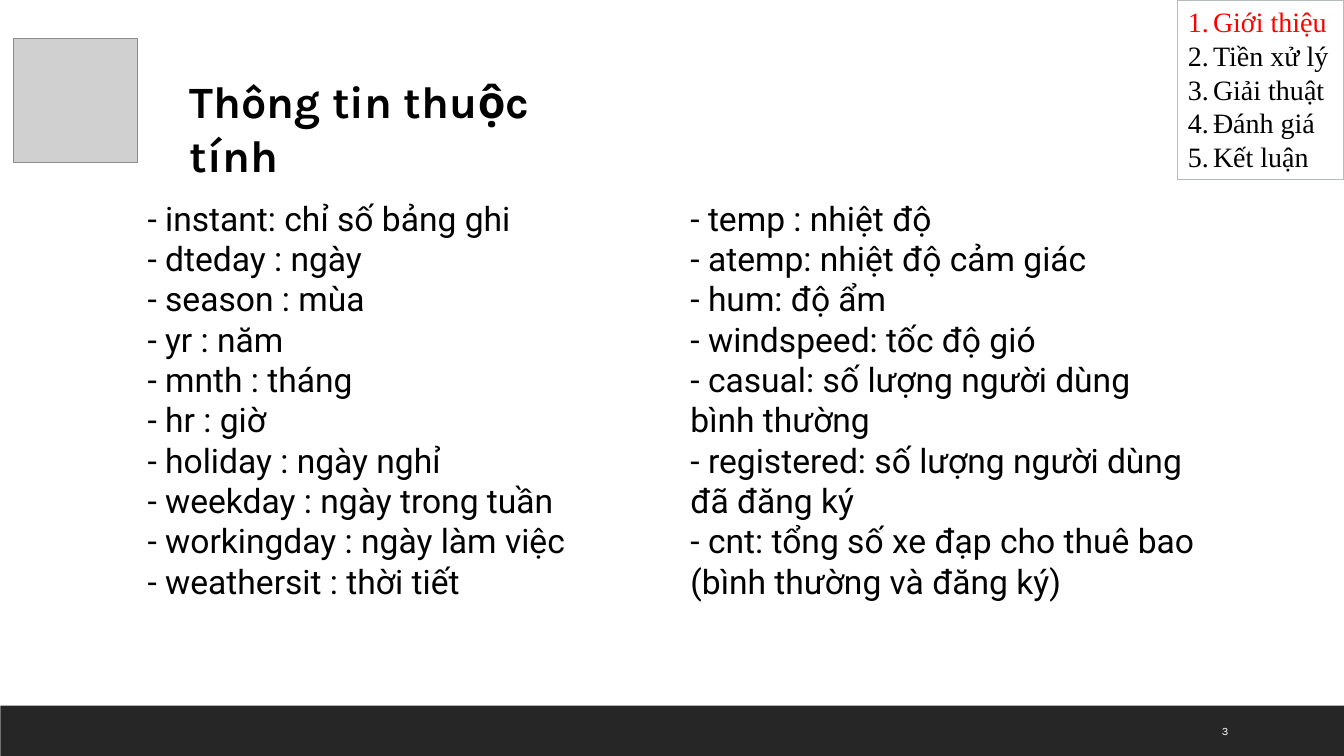
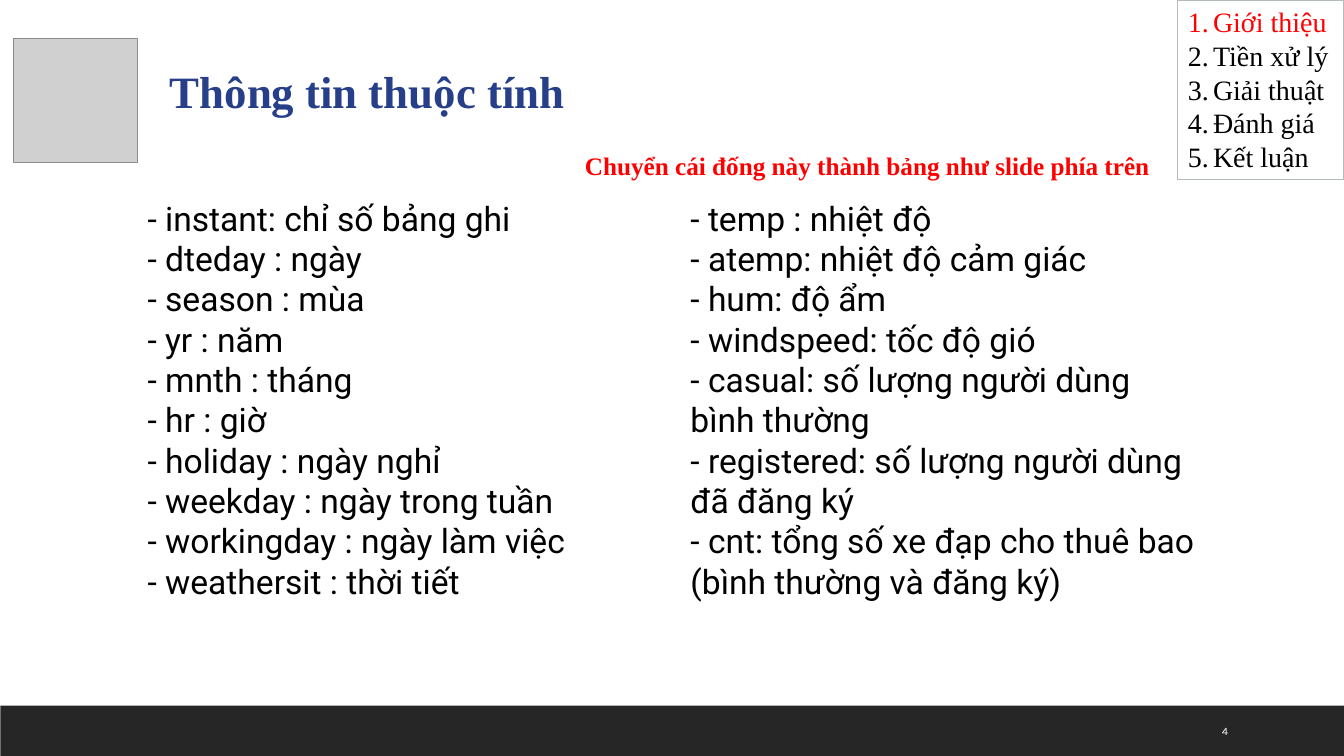
Before and after one commit to yllaw99/bike-sharing-predication-VN, a slide deck: slide 4 of btn-baocao.pptx (slide 3 before the commit). Drawn at 1344x756 pixels with LibreOffice and Linux fonts; fonts in the diff are those of the drawing; grey boxes stand for pictures. Boxes give left, top, right and bottom in pixels: in the first picture for what was removed or moved away, otherwise in the second. Text is boxed around its words. In the diff, an @@ line names an element or a change of style, - is before the commit and + after.

```diff
--- a/btn-baocao.pptx
+++ b/btn-baocao.pptx
@@ text "Thông tin thuộc tính": place and size @@
-text "Thông tin thuộc tính" at box(190, 84, 392, 173)
+text "Thông tin thuộc tính" at box(170, 76, 564, 117)
@@ text "Thông tin thuộc tính" at box(170, 76, 564, 117): font Karla to Times New Roman, text colour #000000 to #263F88 @@
@@ text added at box(585, 156, 1149, 181), 18 pt, text #FF0000, bold @@
+Chuyển cái đống này thành bảng như slide phía trên
@@ page number at box(1222, 728, 1228, 735): text changed @@
-3
+4
```
Also in this commit, not shown: 3 other slides changed, 2 slides added, 2 slides removed, 1 other file.
